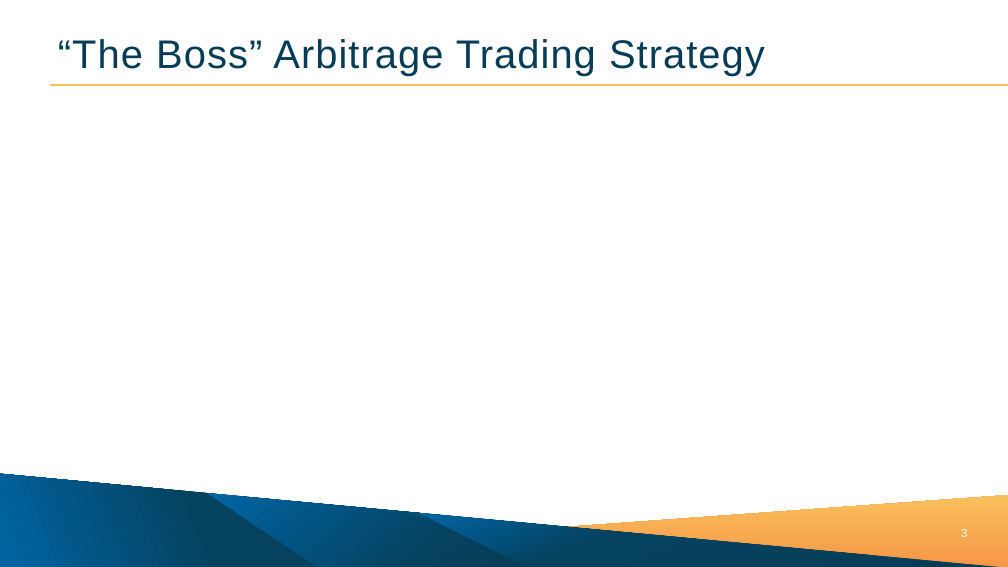
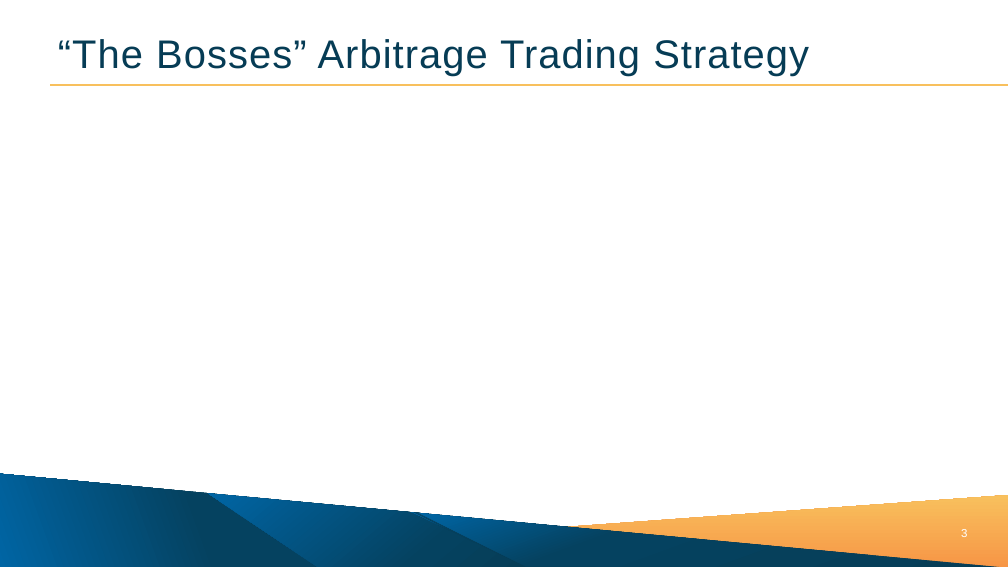
Before and after one commit to obedsimsamrc/zenobe_coding_interview, a slide deck: slide 3 of 100MWh Battery Presentation.pptx. Drawn at 1008x567 pixels with LibreOffice and Linux fonts; fonts in the diff are those of the drawing; background and template pictures are left out. Boxes give left, top, right and bottom in pixels: in the first picture for what was removed or moved away, otherwise in the second. Text is boxed around its words. In the diff, an @@ line names an element or a change of style, - is before the commit and + after.

```diff
--- a/100MWh Battery Presentation.pptx
+++ b/100MWh Battery Presentation.pptx
@@ title at box(58, 39, 809, 76): text changed @@
-“The Boss” Arbitrage Trading Strategy
+“The Bosses” Arbitrage Trading Strategy
```
Also in this commit, not shown: 3 other files.
